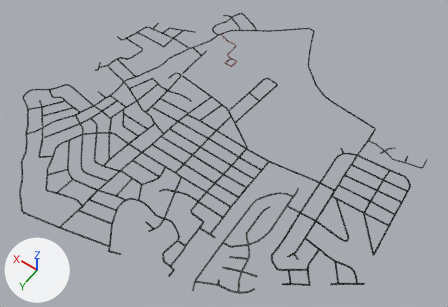
The glTF model public/assets/intstreets.glb as it was, and as the next commit left it.
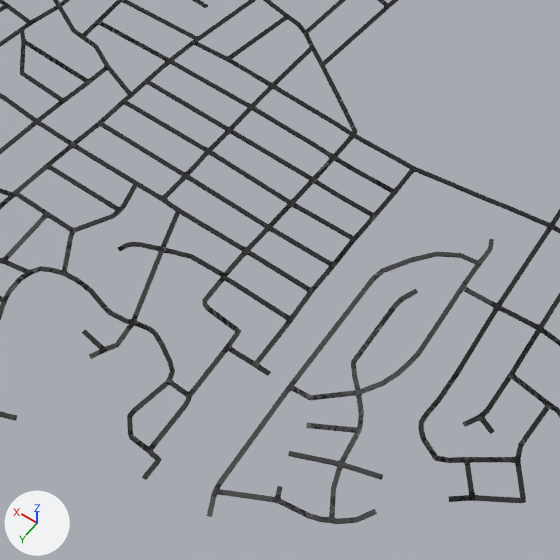
The first picture shows the older version from a camera (50 mm lens) standing at (-2.37, 2.65, 4.67) and looking at (-0.21, -0.38, -0.09). The close-ups show both versions on the part from 26% to 72% of the width and 32% to 100% of the height of that picture; other places that the commit changed are outside them. The lights are fixed; the arrows at lower left show +X, +Y and +Z. Where no turn or scale is listed for an object, it has been applied to the vertices.

In view in the first close-up: 'IntStreets', 'IntStreets.001'.
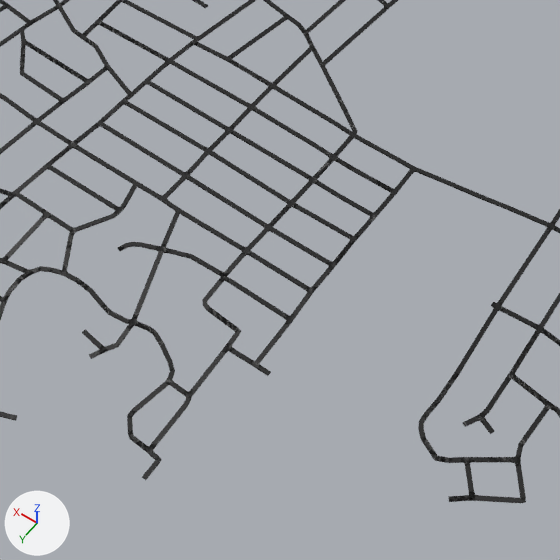
What changed in the scene script:
```text
Remove ob_intstreets_001:
    ob_intstreets_001 = bpy.data.objects.new('IntStreets.001', me_vert_001)
    ob_intstreets_001.location = (0.017, -0.211, 0.065)
```

Pixel boxes (x1, y1, x2, y2) of what changed, in the close-ups (560 x 560 px):
'IntStreets.001', deleted: before (207, 239, 494, 524)
